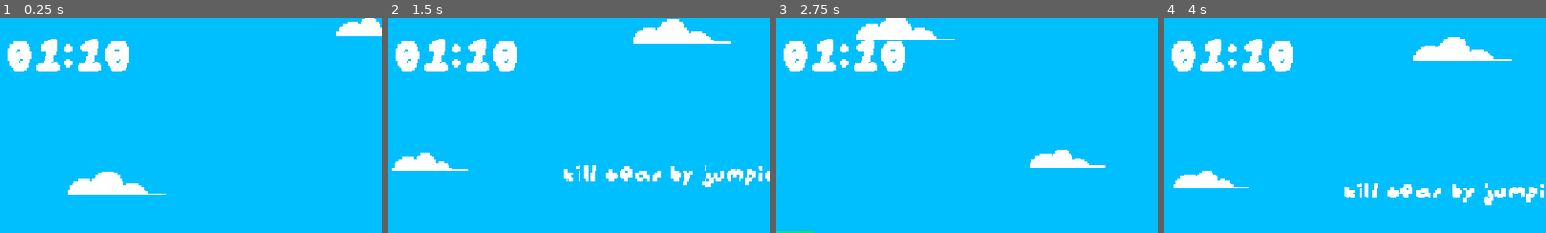
Above: before the commit, frames 1-4 (left to right).
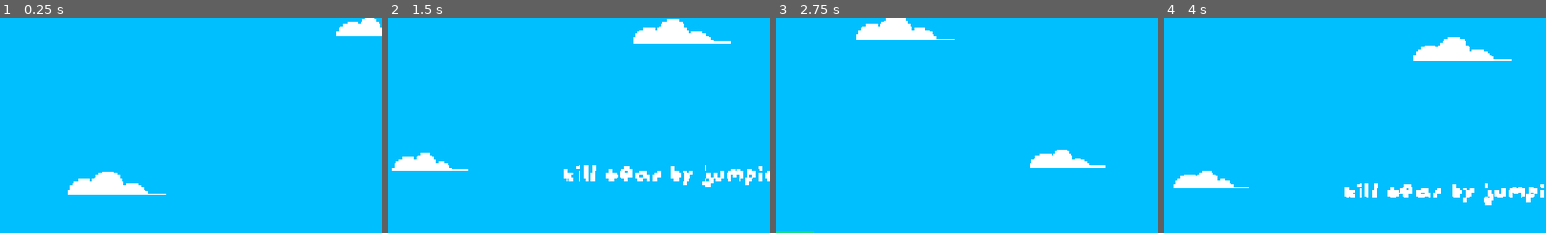
Above: after the commit, the same moments.

Repository: kocio07/Brackeys-game-jam
Game: Godot game, scene res://sceny/main.tscn
Same seed, same stepped clock (60 frames per second), same inputs: the game is played once before the commit and once after it. This scene is started directly instead of the project's main scene.
Inputs:
- Up to frame 1 (0.25 s): no input
- Up to frame 2 (1.5 s): hold D (right) from 0.53 s (still down); tap X (start) at 0.6, 1.35 s; tap Space (jump) at 0.77 s
- Up to frame 3 (2.75 s): tap Space (jump) at 1.52 s; release D (right) at 2.03 s; hold A (left) from 2.03 s (still down); tap X (start) at 2.1 s
- Up to frame 4 (4 s): release A (left) at 2.78 s; hold D (right) from 2.78 s (still down); tap X (start) at 2.85, 3.6 s; tap Space (jump) at 3.02, 3.77 s
The pictures show only the part of the screen within x 2-52%, y 0-50%; the shares and areas given below are measured in that part.

The runs differ from the first frame. In frame 1, 2.7% of the frame differs, in the area x 2-34%, y 9-25%; in frame 2, 2.7%; in frame 3, 2.7%; in frame 4, 2.7%.

Commit message:
Removed timer #2

Diff:
--- a/nowy-projekt-gry/sceny/gracz.tscn
+++ b/nowy-projekt-gry/sceny/gracz.tscn
@@ -9,7 +9,6 @@
 [ext_resource type="Texture2D" uid="uid://b2y5t5nu8fwx5" path="res://assets/Skeleton_Bones/Pixel_Size_64x64/Skull_Normal.png" id="7_vxf87"]
 [ext_resource type="FontFile" uid="uid://bcrp3l0uldjoy" path="res://assets/augiepixel.ttf" id="8_c7ph3"]
 [ext_resource type="Script" uid="uid://mklhaaoquak8" path="res://skrypty/dead_ui.gd" id="9_3me7c"]
-[ext_resource type="Script" uid="uid://dlejojh77bppl" path="res://skrypty/timer.gd" id="10_l3072"]
 [ext_resource type="Shader" uid="uid://0f1h8uc1tll5" path="res://sceny/swirl_fade.gdshader" id="11_d0a07"]
 
 [sub_resource type="AtlasTexture" id="AtlasTexture_hi6mn"]
@@ -170,10 +169,6 @@
 [sub_resource type="LabelSettings" id="LabelSettings_vxf87"]
 font = ExtResource("8_c7ph3")
 font_size = 23
-
-[sub_resource type="LabelSettings" id="LabelSettings_c7ph3"]
-font = ExtResource("8_c7ph3")
-font_size = 89
 
 [sub_resource type="ShaderMaterial" id="ShaderMaterial_3me7c"]
 shader = ExtResource("11_d0a07")
@@ -227,16 +222,6 @@
 label_settings = SubResource("LabelSettings_vxf87")
 script = ExtResource("9_3me7c")
 
-[node name="Label2" type="Label" parent="CanvasLayer2/Control" unique_id=584679415]
-layout_mode = 0
-offset_left = 29.0
-offset_top = 20.0
-offset_right = 174.0
-offset_bottom = 96.0
-text = "01:10"
-label_settings = SubResource("LabelSettings_c7ph3")
-script = ExtResource("10_l3072")
-
 [node name="ColorRect" type="ColorRect" parent="CanvasLayer2" unique_id=1768107460]
 material = SubResource("ShaderMaterial_3me7c")
 anchors_preset = 15
